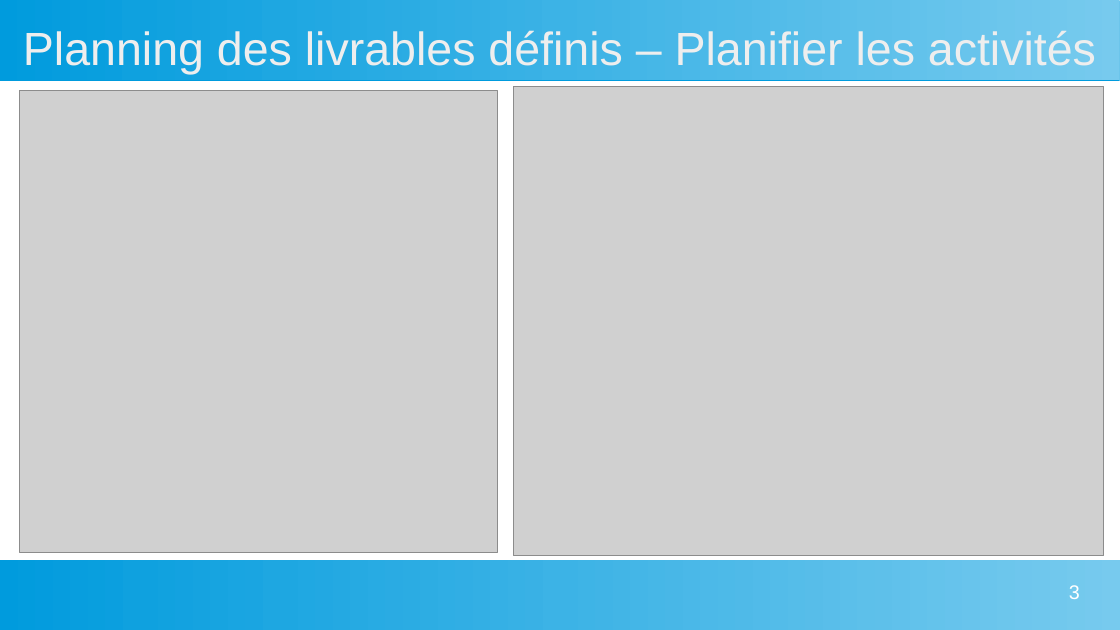
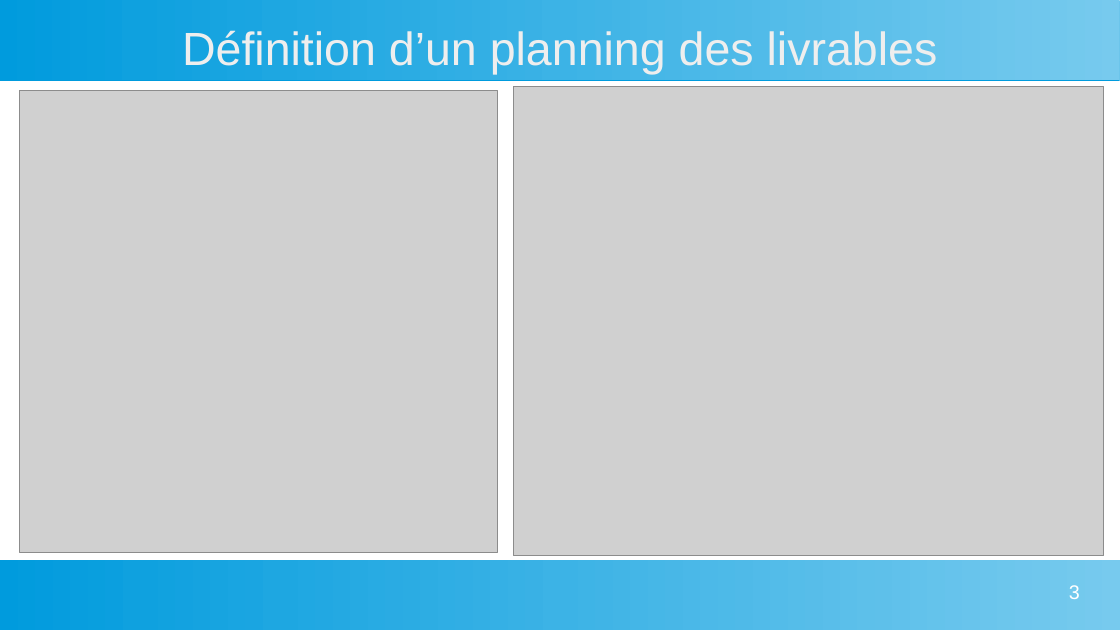
Before and after one commit to killex8569/Mon-Portfolio, a slide deck: slide 3 of data/Preuve 4.1 Travailler en mode projet FigFactor.odp. Drawn at 1120x630 pixels with LibreOffice and Linux fonts; fonts in the diff are those of the drawing; grey boxes stand for pictures. Boxes give left, top, right and bottom in pixels: in the first picture for what was removed or moved away, otherwise in the second. Text is boxed around its words. In the diff, an @@ line names an element or a change of style, - is before the commit and + after.

```diff
--- a/data/Preuve 4.1 Travailler en mode projet FigFactor.odp
+++ b/data/Preuve 4.1 Travailler en mode projet FigFactor.odp
@@ title at [182, 30, 938, 74]: text changed @@
-Planning des livrables définis – Planifier les activités
+Définition d’un planning des livrables
```
Also in this commit, not shown: 1 other slide changed, 9 other files.
